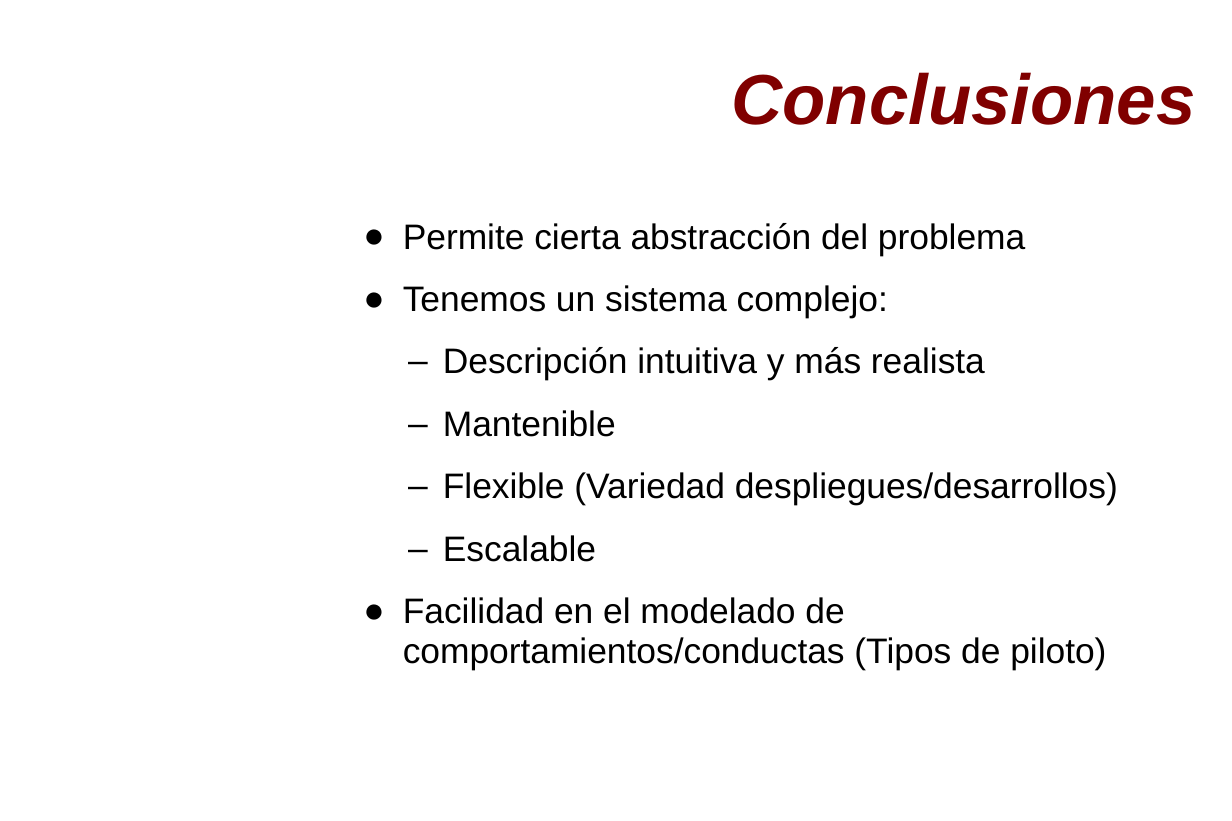
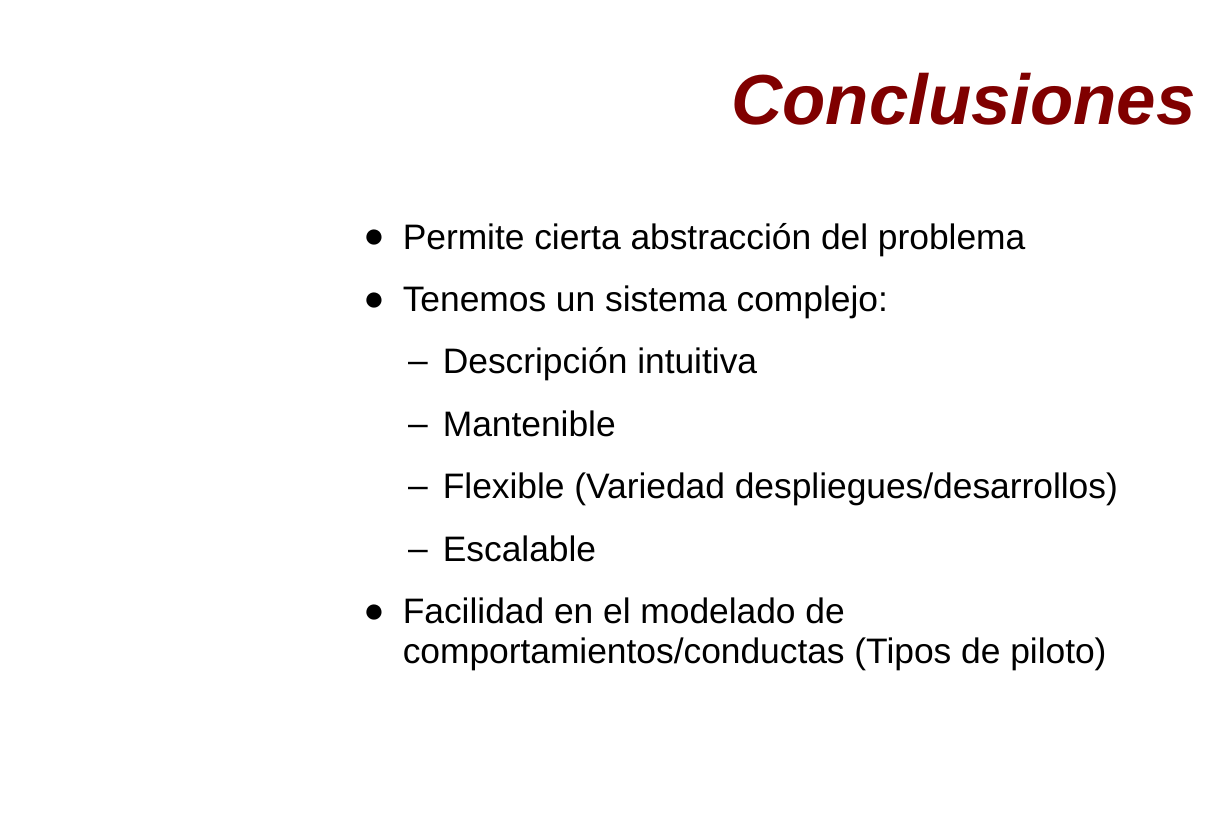
Before and after one commit to OrionGG/masterai, a slide deck: slide 15 of AI/AISubject/presentacion.ppt. Drawn at 1232x821 pixels with LibreOffice and Linux fonts; fonts in the diff are those of the drawing; background and template pictures are left out. Boxes give left, top, right and bottom in pixels: in the first picture for what was removed or moved away, otherwise in the second. Text is boxed around its words. In the diff, an @@ line names an element or a change of style, - is before the commit and + after.

```diff
--- a/AI/AISubject/presentacion.ppt
+++ b/AI/AISubject/presentacion.ppt
@@ text at bbox=[443, 347, 757, 381]: text changed @@
-  – Descripción intuitiva y más realista
+  – Descripción intuitiva
```
Also in this commit, not shown: 3 other slides changed, 1 other file.
